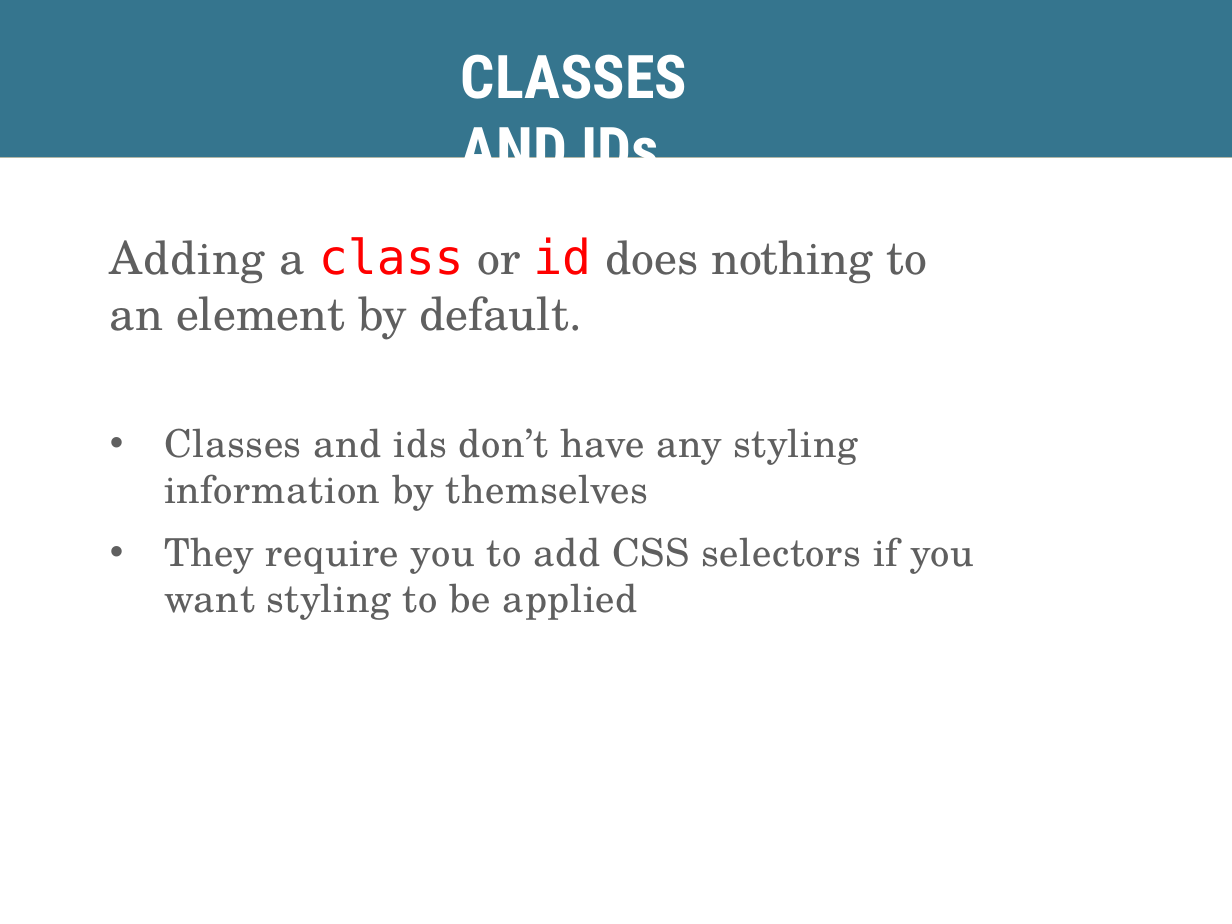
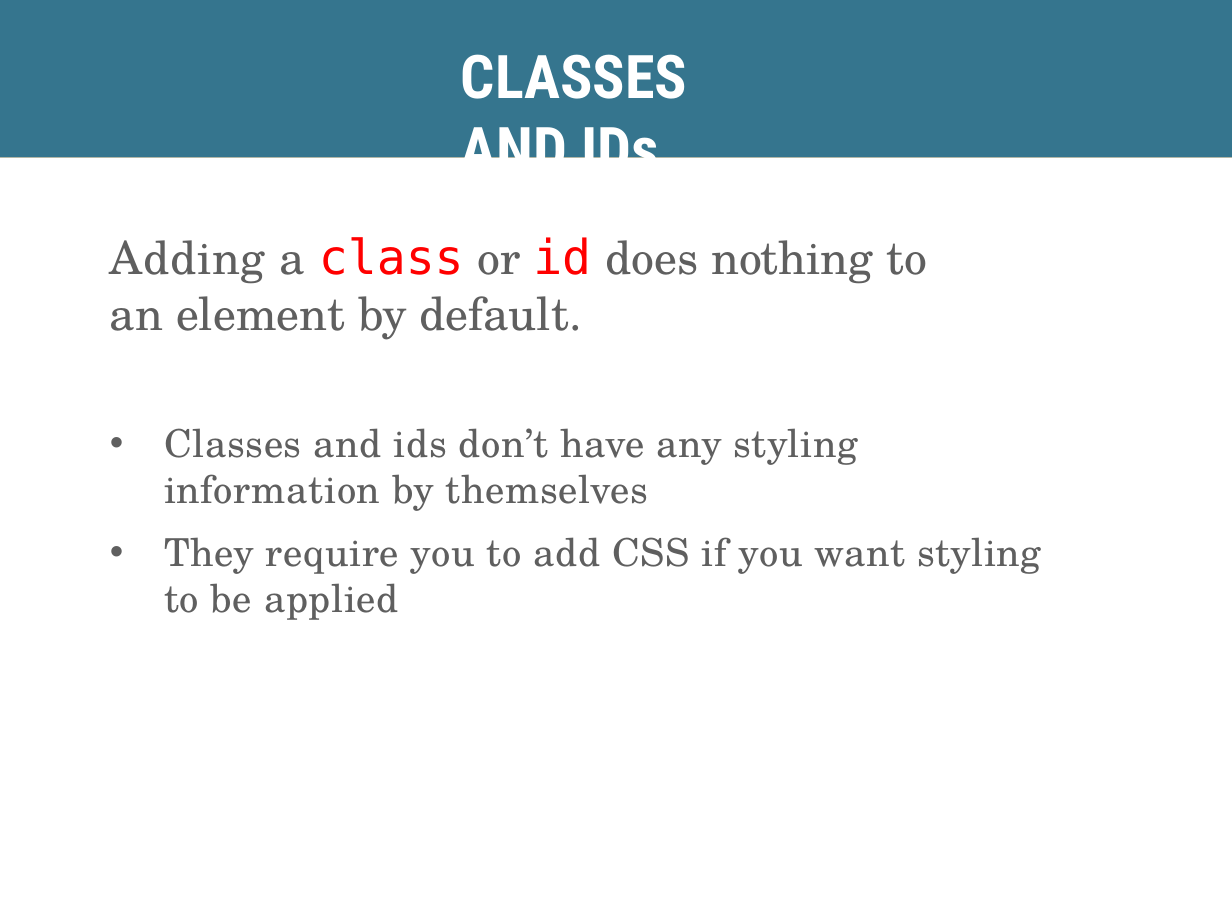
Before and after one commit to skornfeld/svc-class-jan-2018, a slide deck: slide 16 of slides/week-4.pptx. Drawn at 1232x924 pixels with LibreOffice and Linux fonts; fonts in the diff are those of the drawing. Boxes give left, top, right and bottom in pixels: in the first picture for what was removed or moved away, otherwise in the second. Text is boxed around its words. In the diff, an @@ line names an element or a change of style, - is before the commit and + after.

```diff
--- a/slides/week-4.pptx
+++ b/slides/week-4.pptx
@@ text at bbox=[164, 537, 1041, 620]: text changed @@
-• They require you to add CSS selectors if you want styling to be applied
+• They require you to add CSS if you want styling to be applied
```
Also in this commit, not shown: 12 other slides changed, 1 slide added, 4 slides removed, 6 other files.
